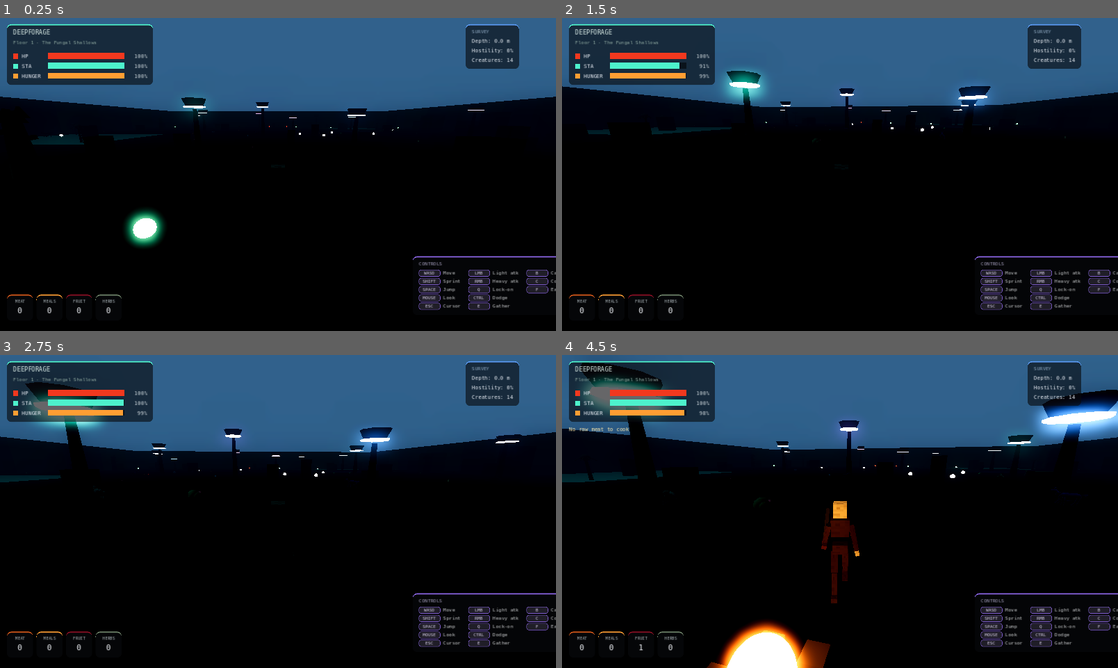
Above: before the commit, frames 1-4 (two rows, left to right).
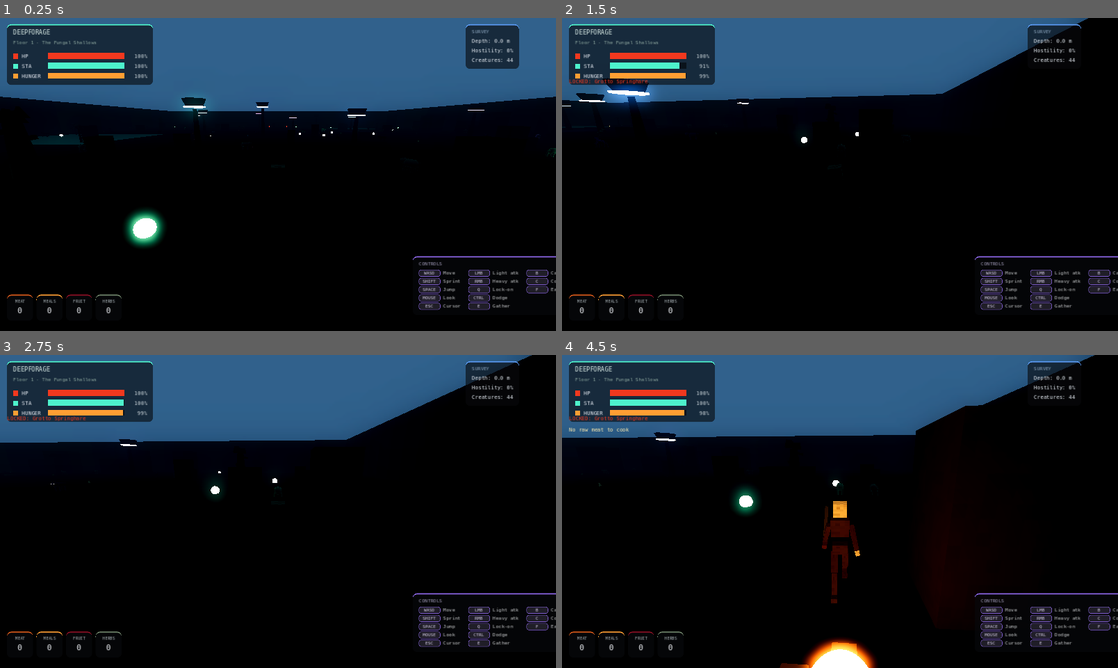
Above: after the commit, the same moments.

Repository: damienlangton70-hash/Ecosystem_dungeon
Game: Godot game, scene res://src/game/Main.tscn
The game is run twice, just before and just after one commit, with the same random seed, the same clock (stepped at 60 frames per second) and the same inputs.
Inputs (mouse positions are in pixels of both pictures, inside the frame that each line leads up to):
- Up to frame 1 (0.25 s): no input
- Up to frame 2 (1.5 s): tap Enter at 0.5 s; move the mouse to (867, 174) at 0.52 s; hold W from 0.53 s (still down); tap Ctrl at 0.6 s; click (867, 174) at 0.67 s; tap Space at 0.77 s; move the mouse to (812, 174) at 1.27 s; tap Q at 1.35 s
- Up to frame 3 (2.75 s): keep holding W; tap Space at 1.52 s; move the mouse to (289, 505) at 2.02 s; tap R at 2.1 s
- Up to frame 4 (4.5 s): keep holding W; move the mouse to (834, 517) at 2.77 s; tap E at 2.85 s; click (834, 517) at 2.92 s; tap Space at 3.02, 3.77 s; move the mouse to (878, 514) at 3.52 s; tap B at 3.6 s; move the mouse to (795, 508) at 4.27 s; tap C at 4.35 s

The runs differ from the first frame. In frame 1, less than 0.1% of the frame differs, in the area x 7-100%, y 12-45%; in frame 2, 8.7%; in frame 3, 9.7%; in frame 4, 14%, in the area x 0-100%, y 0-100%.

Commit message:
content: D16-S2 -- populate the full Floor-1 roster (Grotto Springhare, Blind Vole, Deep Quail, Gloomferret, Rockback Boar, Spinefowl, Cinder Cockatril) alongside Mosslamb/Ashjackal/Gloamstalker Lynx, per data/lore.json

Diff:
--- a/src/game/Main.gd
+++ b/src/game/Main.gd
@@ -88,7 +88,11 @@
     _ecosystem.name = "Ecosystem"
     add_child(_ecosystem)
     _ecosystem.add_to_group("ecosystem")
-    for id in ["mosslamb", "ashjackal", "gloamstalker_lynx"]:
+    # D16-S2: the full Floor-1 roster per data/lore.json, not just the 3 that
+    # happen to have bespoke bodies/rigs yet — the other 7 use the generic
+    # form-driven rig below until they're rigged (see docs/ROADMAP.md).
+    for id in ["mosslamb", "grotto_springhare", "blind_vole", "deep_quail", "gloomferret",
+               "ashjackal", "rockback_boar", "spinefowl", "cinder_cockatril", "gloamstalker_lynx"]:
         _register_from_lore(id, 1)
 
 ## Register a species in the ecosystem using stats from the Lore layer (lore.json).
@@ -257,13 +261,43 @@
     _player.position = Vector3(0, 2, 82)
     add_child(_player)
 
+## D16-S2: populate the FULL Floor-1 roster from data/lore.json (was just 3 of
+## the 10 species listed for this floor). Prey common, small hunters rarer,
+## Lynx guarding the descent — same "believable numbers across the space"
+## shape the original 3 already followed, just extended to the rest of the
+## roster. None of the 7 new species have a bespoke CreatureModels/CreatureRig
+## body yet, so they render via Creature.gd's generic form-driven rig — the
+## same safe, already-proven fallback Mosslamb/Ashjackal used before they were
+## rigged (colour + predator/prey silhouette cues still apply via body_color/
+## is_predator, just not a bespoke shape yet).
 func _spawn_creatures() -> void:
+    # --- Tier 1 grazers (common prey) ---
     for p in [Vector3(-15, 1, 52), Vector3(12, 1, 44), Vector3(-6, 1, 30), Vector3(24, 1, 24),
               Vector3(-30, 1, 12), Vector3(34, 1, 18), Vector3(4, 1, -6), Vector3(-20, 1, -22)]:
         _spawn_from_lore("mosslamb", p)
+    for p in [Vector3(-60, 1, 58), Vector3(-40, 1, 66), Vector3(10, 1, 70),
+              Vector3(40, 1, 50), Vector3(60, 1, 20), Vector3(-16, 1, -8)]:
+        _spawn_from_lore("grotto_springhare", p)
+    for p in [Vector3(-70, 1, 44), Vector3(-24, 1, 60), Vector3(30, 1, 64),
+              Vector3(55, 1, 42), Vector3(-40, 1, -4), Vector3(50, 1, 8)]:
+        _spawn_from_lore("blind_vole", p)
+    for p in [Vector3(-50, 1, 70), Vector3(-4, 1, 58), Vector3(26, 1, 74),
+              Vector3(64, 1, 56), Vector3(-64, 1, -6), Vector3(16, 1, 14)]:
+        _spawn_from_lore("deep_quail", p)
+
+    # --- Tier 2 small hunters (rarer) ---
     for p in [Vector3(-46, 1, -34), Vector3(46, 1, -38), Vector3(0, 1, -48), Vector3(-54, 1, 38)]:
         _spawn_from_lore("ashjackal", p)
-    # Tier-3 ambush stalkers guarding the descent.
+    for p in [Vector3(-34, 1, 26), Vector3(46, 1, 40), Vector3(-56, 1, -30)]:
+        _spawn_from_lore("gloomferret", p)
+    for p in [Vector3(20, 1, 46), Vector3(-66, 1, 4), Vector3(58, 1, -18)]:
+        _spawn_from_lore("rockback_boar", p)
+    for p in [Vector3(-14, 1, 44), Vector3(38, 1, -2), Vector3(-44, 1, -40)]:
+        _spawn_from_lore("spinefowl", p)
+    for p in [Vector3(8, 1, 20), Vector3(-70, 1, -26), Vector3(48, 1, -48)]:
+        _spawn_from_lore("cinder_cockatril", p)
+
+    # --- Tier 3 ambush stalkers guarding the descent ---
     _spawn_from_lore("gloamstalker_lynx", Vector3(-8, 1, -50))
     _spawn_from_lore("gloamstalker_lynx", Vector3(12, 1, -46))
 
